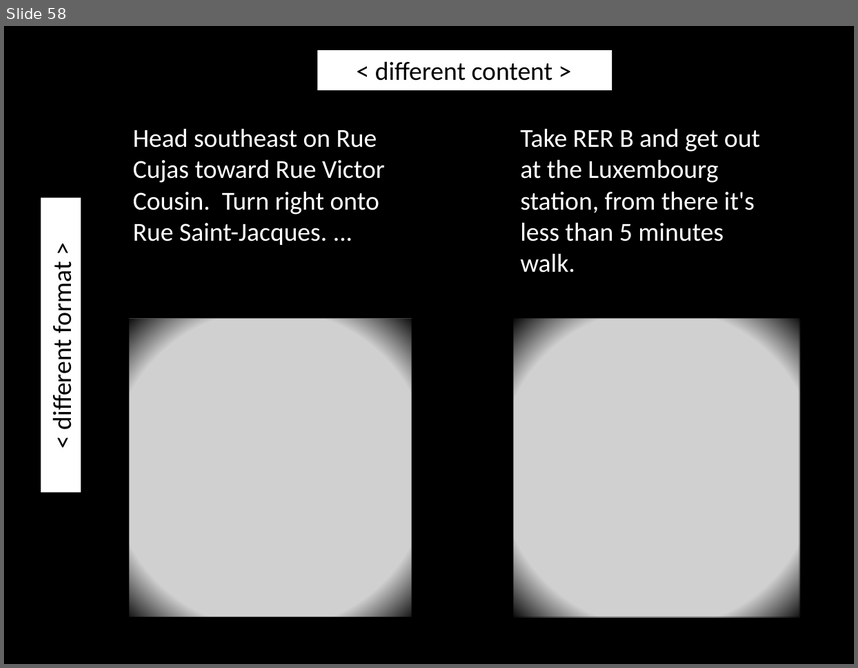
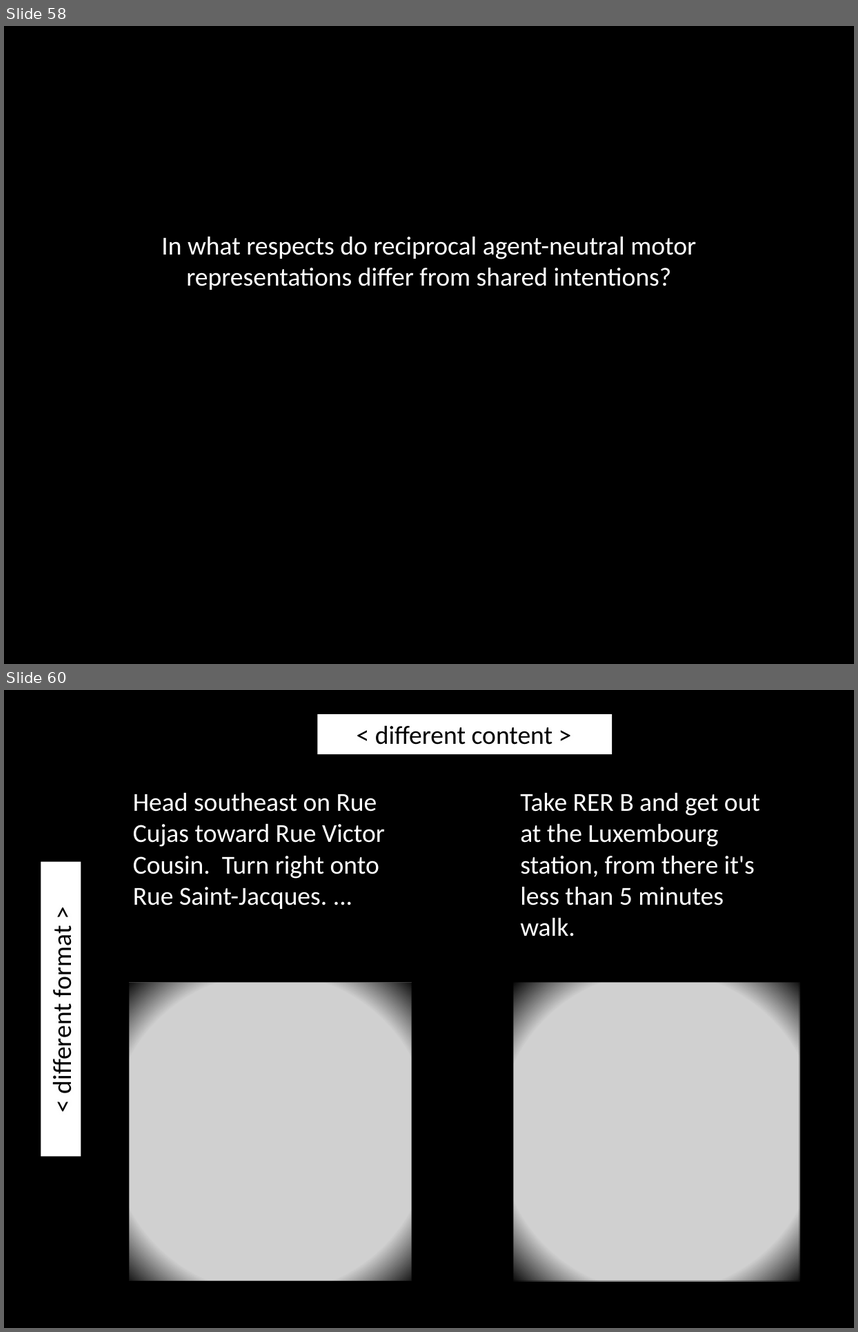
Before and after one commit to butterfill/writing, a slide deck: conf joint action --- sharing goals vs sharing intentions cambridge 2012 talk/intention and motor representation in joint action v2.pptx. Shown one above the other, each under a label of ours: slide 58 before the commit, slides 58 and 60 after it; the slides between them are not shown. The pictures are 858x668 and 858x1332 pixels, drawn with LibreOffice and Linux fonts; fonts in the diff are those of the drawing; grey boxes stand for pictures. Boxes give left, top, right and bottom in pixels: in the first picture for what was removed or moved away, otherwise in the second. Text is boxed around its words. In the diff, an @@ line names an element or a change of style, - is before the commit and + after.

```diff
--- a/conf joint action --- sharing goals vs sharing intentions cambridge 2012 talk/intention and motor representation in joint action v2.pptx
+++ b/conf joint action --- sharing goals vs sharing intentions cambridge 2012 talk/intention and motor representation in joint action v2.pptx
@@ slide 58 added at bbox=[4, 26, 854, 664], background #000000 @@
@@ text added at bbox=[161, 236, 696, 290], 22 pt, text #FFFFFF @@
+In what respects do reciprocal agent-neutral motor representations differ from shared intentions?
@@ what was slide 58 is now slide 60 @@
```
Also in this commit, not shown: 2 slides changed, 2 other slides added, 1 slide removed, 2 other files.
